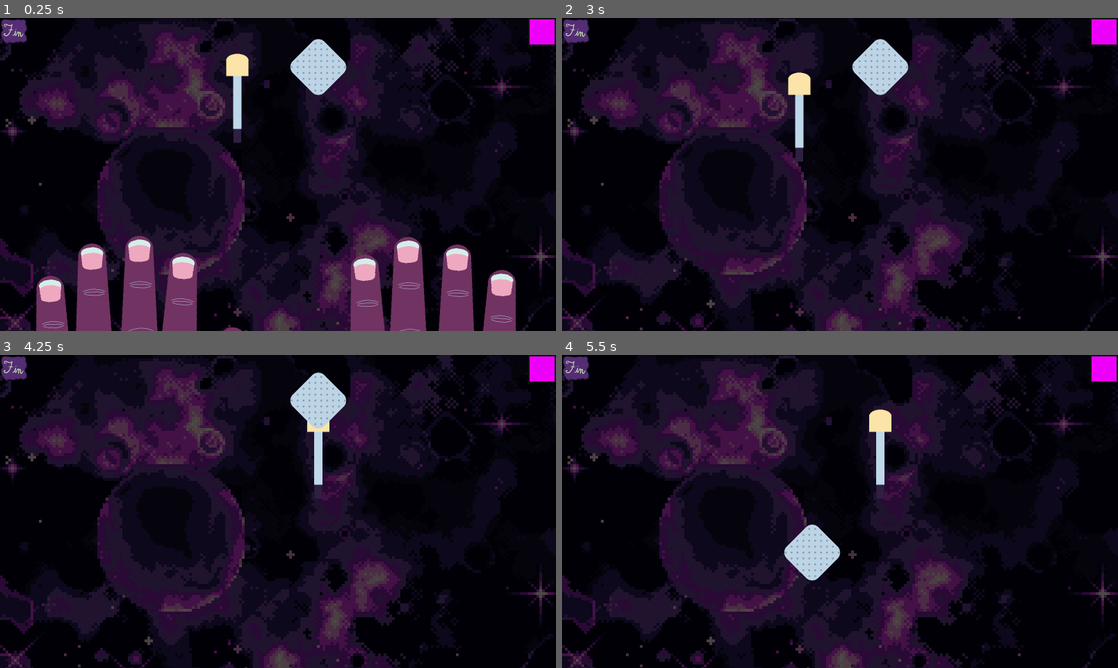
Above: before the commit, frames 1-4 (two rows, left to right).
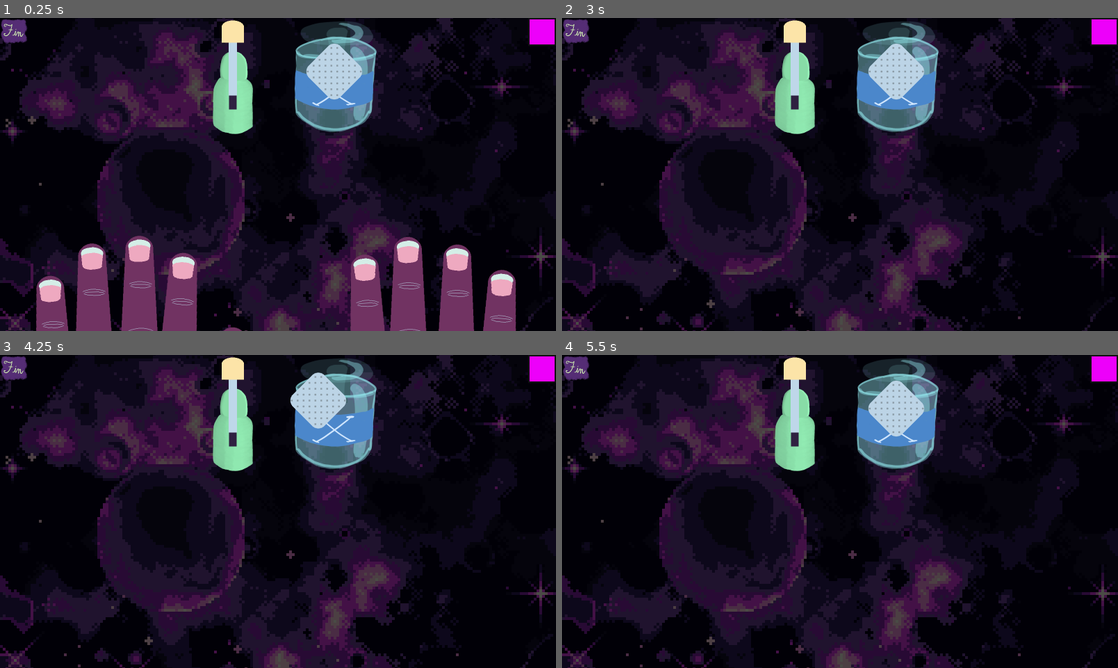
Above: after the commit, the same moments.

Repository: Wake1st/colored-claws
Game: Godot game, scene res://base/main.tscn
Same seed, same stepped clock (60 frames per second), same inputs: the game is played once before the commit and once after it.
Inputs (mouse positions are in pixels of both pictures, inside the frame that each line leads up to):
- Up to frame 1 (0.25 s): no input
- Up to frame 2 (3 s): click (573, 30) at 0.5 s; click (573, 30) at 1.25 s; click (573, 30) at 2 s; tap Enter at 2.75 s; move the mouse to (801, 83) at 2.77 s; press the mouse at (801, 83) at 2.78 s
- Up to frame 3 (4.25 s): tap Space at 3.5 s; move the mouse to (316, 420) at 3.52 s; release the mouse at (316, 420) at 3.53 s; tap Mouse wheel down (narrow_brush) at 3.6 s; click (316, 420) at 3.67 s
- Up to frame 4 (5.5 s): tap Enter at 4.25 s; move the mouse to (895, 442) at 4.27 s; hold Right mouse button (pivot_brush) 4.28-5.03 s; click (895, 442) at 4.42 s; tap Space at 5 s; move the mouse to (812, 574) at 5.02 s; tap Mouse wheel up (widen_brush) at 5.1 s; click (812, 574) at 5.17 s

The runs differ from the first frame. In frame 1, 5.9% of the frame differs, in the area x 38-68%, y 0-40%; in frame 2, 6.1%; in frame 3, 5.4%; in frame 4, 7.6%, in the area x 38-68%, y 0-73%.

Commit message:
tools return to their holder

Diff:
--- a/body/nail.gd
+++ b/body/nail.gd
@@ -56,7 +56,7 @@
 	return pixel_changes.size() / pixel_count
 
 
-func clean(data: PadData) -> float:
+func clean(_data: PadData) -> float:
 	# reset the texture
 	var texture: CompressedTexture2D = load(NAIL_PATH)
 	sprite.texture = texture
--- /dev/null
+++ b/tools/holder/brush_holder.tscn
@@ -0,0 +1,24 @@
+[gd_scene load_steps=4 format=3 uid="uid://c6dvnexpuuma3"]
+
+[ext_resource type="Script" uid="uid://cxq4vcxvwl4e5" path="res://tools/holder/tool_holder.gd" id="1_vrklg"]
+[ext_resource type="Texture2D" uid="uid://2tkbuk8hhe5i" path="res://assets/textures/Nail_Pollish_Bottle.png" id="2_lesgq"]
+
+[sub_resource type="CapsuleShape2D" id="CapsuleShape2D_k7rco"]
+radius = 59.0
+height = 244.0
+
+[node name="BrushHolder" type="Area2D"]
+script = ExtResource("1_vrklg")
+metadata/_custom_type_script = "uid://cxq4vcxvwl4e5"
+
+[node name="Sprite2D" type="Sprite2D" parent="."]
+position = Vector2(10, -48)
+scale = Vector2(0.5, 0.5)
+texture = ExtResource("2_lesgq")
+
+[node name="CollisionShape2D" type="CollisionShape2D" parent="."]
+position = Vector2(0, -47)
+shape = SubResource("CapsuleShape2D_k7rco")
+
+[connection signal="mouse_entered" from="." to="." method="_on_mouse_entered"]
+[connection signal="mouse_exited" from="." to="." method="_on_mouse_exited"]
--- /dev/null
+++ b/tools/holder/cleaner_holder.tscn
@@ -0,0 +1,24 @@
+[gd_scene load_steps=4 format=3 uid="uid://ctkmsc21itg3o"]
+
+[ext_resource type="Script" uid="uid://cxq4vcxvwl4e5" path="res://tools/holder/tool_holder.gd" id="1_1ulb4"]
+[ext_resource type="Texture2D" uid="uid://dn5mtf8kj14s1" path="res://assets/textures/Cleaner_Pump.png" id="2_o2h5x"]
+
+[sub_resource type="CapsuleShape2D" id="CapsuleShape2D_d2feo"]
+radius = 113.0
+height = 332.0
+
+[node name="CleanerHolder" type="Area2D"]
+script = ExtResource("1_1ulb4")
+metadata/_custom_type_script = "uid://cxq4vcxvwl4e5"
+
+[node name="Sprite2D" type="Sprite2D" parent="."]
+position = Vector2(17, -61)
+scale = Vector2(0.7, 0.7)
+texture = ExtResource("2_o2h5x")
+
+[node name="CollisionShape2D" type="CollisionShape2D" parent="."]
+position = Vector2(-1, -48)
+shape = SubResource("CapsuleShape2D_d2feo")
+
+[connection signal="mouse_entered" from="." to="." method="_on_mouse_entered"]
+[connection signal="mouse_exited" from="." to="." method="_on_mouse_exited"]
--- a/tools/tool_holder.gd
+++ b/tools/holder/tool_holder.gd
@@ -10,11 +10,11 @@
 
 
 func holster() -> void:
-	tool.global_position = global_position
+	tool.position = Vector2.ZERO
 	tool.rotation = 0
 
 
-func _input(event) -> void:
+func _input(_event) -> void:
 	if focused && Input.is_mouse_button_pressed(MOUSE_BUTTON_LEFT):
 		selected.emit(tool)
 
--- a/tools/tool_holder.tscn
+++ b/tools/holder/tool_holder.tscn
@@ -1,6 +1,6 @@
 [gd_scene load_steps=3 format=3 uid="uid://kd7bie28j37a"]
 
-[ext_resource type="Script" uid="uid://cxq4vcxvwl4e5" path="res://tools/tool_holder.gd" id="1_87rdl"]
+[ext_resource type="Script" uid="uid://cxq4vcxvwl4e5" path="res://tools/holder/tool_holder.gd" id="1_87rdl"]
 
 [sub_resource type="RectangleShape2D" id="RectangleShape2D_455b8"]
 size = Vector2(100, 200)
--- a/tools/tool.gd
+++ b/tools/tool.gd
@@ -6,9 +6,9 @@
 	return ToolData.new()
 
 
-func process(delta: float, mouse: Vector2) -> void:
+func process(_delta: float, _mouse: Vector2) -> void:
 	pass
 
 
-func input(event: InputEvent) -> void:
+func input(_event: InputEvent) -> void:
 	pass
--- a/work/selector.gd
+++ b/work/selector.gd
@@ -22,8 +22,13 @@
 
 
 func _handle_selection(tool: Tool) -> void:
-	# return current tool to holder
-	tool_sets[tool].holster()
-
-	# set new tool
-	current_tool = tool
+	if tool == current_tool:
+		# return current tool to holder
+		tool_sets[tool].holster()
+		current_tool = null
+	elif current_tool:
+		# return current tool to holder
+		tool_sets[current_tool].holster()
+		current_tool = tool
+	else:
+		current_tool = tool
--- a/work/work_zone.gd
+++ b/work/work_zone.gd
@@ -86,7 +86,6 @@
 	elif pad.active:
 		var data: PadData = pad.get_data()
 
-		var progress: float = 0
 		for nail in nails:
 			# only update the nail we draw to
 			if _check_pad_bounds(data, nail):
@@ -101,7 +100,7 @@
 					before_image = nail.image.duplicate(true)
 
 				# draw on the nail
-				progress -= nail.clean(data) * 0.1
+				nail.clean(data)
 	elif active_nail:
 		# store complete change
 		Commands.add(active_nail, before_image, active_nail.image.duplicate(true))
--- a/work/work_zone.tscn
+++ b/work/work_zone.tscn
@@ -1,11 +1,12 @@
-[gd_scene load_steps=7 format=3 uid="uid://dujb3mc1m2m6y"]
+[gd_scene load_steps=8 format=3 uid="uid://dujb3mc1m2m6y"]
 
 [ext_resource type="Script" uid="uid://dofaksfjn7ble" path="res://work/work_zone.gd" id="1_ax42b"]
 [ext_resource type="PackedScene" uid="uid://cqw6q088qb4dy" path="res://body/nail.tscn" id="1_yga80"]
 [ext_resource type="PackedScene" uid="uid://dotua67jeg5fg" path="res://tools/brush/brush.tscn" id="2_ax42b"]
 [ext_resource type="PackedScene" uid="uid://bid6p2glphhoq" path="res://work/selector.tscn" id="3_70tq2"]
-[ext_resource type="PackedScene" uid="uid://kd7bie28j37a" path="res://tools/tool_holder.tscn" id="3_esr3d"]
+[ext_resource type="PackedScene" uid="uid://c6dvnexpuuma3" path="res://tools/holder/brush_holder.tscn" id="5_4ofx2"]
 [ext_resource type="PackedScene" uid="uid://cgigjcg4p1130" path="res://tools/pad/pad.tscn" id="5_xq6ba"]
+[ext_resource type="PackedScene" uid="uid://ctkmsc21itg3o" path="res://tools/holder/cleaner_holder.tscn" id="7_uh7c8"]
 
 [node name="WorkZone" type="Node2D"]
 script = ExtResource("1_ax42b")
@@ -64,19 +65,18 @@
 rotation = 0.0503265
 
 [node name="Selector" parent="." node_paths=PackedStringArray("holders") instance=ExtResource("3_70tq2")]
-holders = [NodePath("BrushHolder"), NodePath("PadHolder")]
+holders = [NodePath("BrushHolder"), NodePath("CleanerHolder")]
 
-[node name="BrushHolder" parent="Selector" node_paths=PackedStringArray("tool") instance=ExtResource("3_esr3d")]
-position = Vector2(-117, -247)
+[node name="BrushHolder" parent="Selector" node_paths=PackedStringArray("tool") instance=ExtResource("5_4ofx2")]
+position = Vector2(-130, -187)
 tool = NodePath("Brush")
 
 [node name="Brush" parent="Selector/BrushHolder" instance=ExtResource("2_ax42b")]
 unique_name_in_owner = true
-position = Vector2(0, 156)
 
-[node name="PadHolder" parent="Selector" node_paths=PackedStringArray("tool") instance=ExtResource("3_esr3d")]
-position = Vector2(116, -247)
+[node name="CleanerHolder" parent="Selector" node_paths=PackedStringArray("tool") instance=ExtResource("7_uh7c8")]
+position = Vector2(162, -234)
 tool = NodePath("Pad")
 
-[node name="Pad" parent="Selector/PadHolder" instance=ExtResource("5_xq6ba")]
+[node name="Pad" parent="Selector/CleanerHolder" instance=ExtResource("5_xq6ba")]
 unique_name_in_owner = true
Binary file added: assets/textures/Cleaner_Pump.png
Not shown, added: assets/textures/Cleaner_Pump.png.import
Binary file added: assets/textures/Nail_Pollish_Bottle.png
Not shown, added: assets/textures/Nail_Pollish_Bottle.png.import
Renamed: tools/tool_holder.gd.uid -> tools/holder/tool_holder.gd.uid
